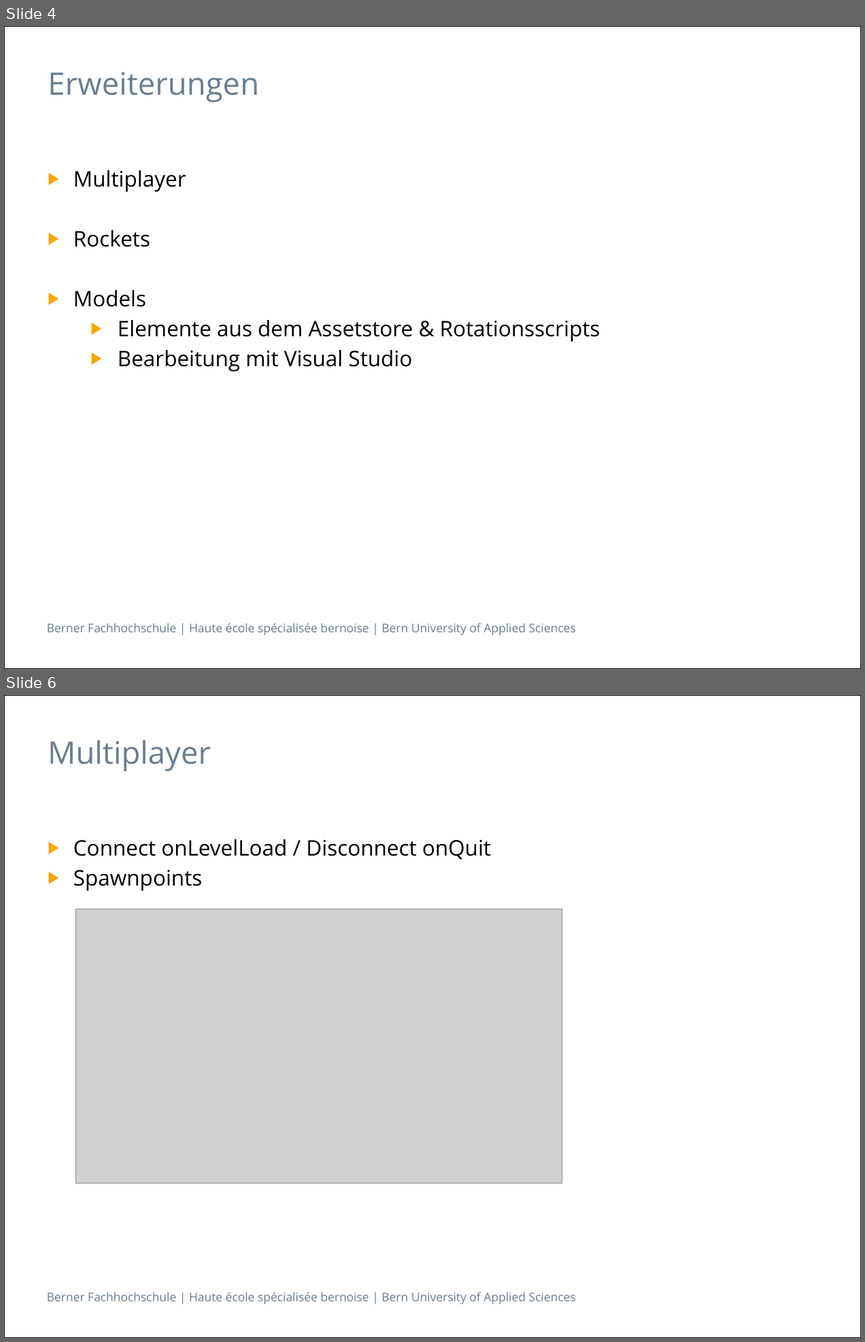
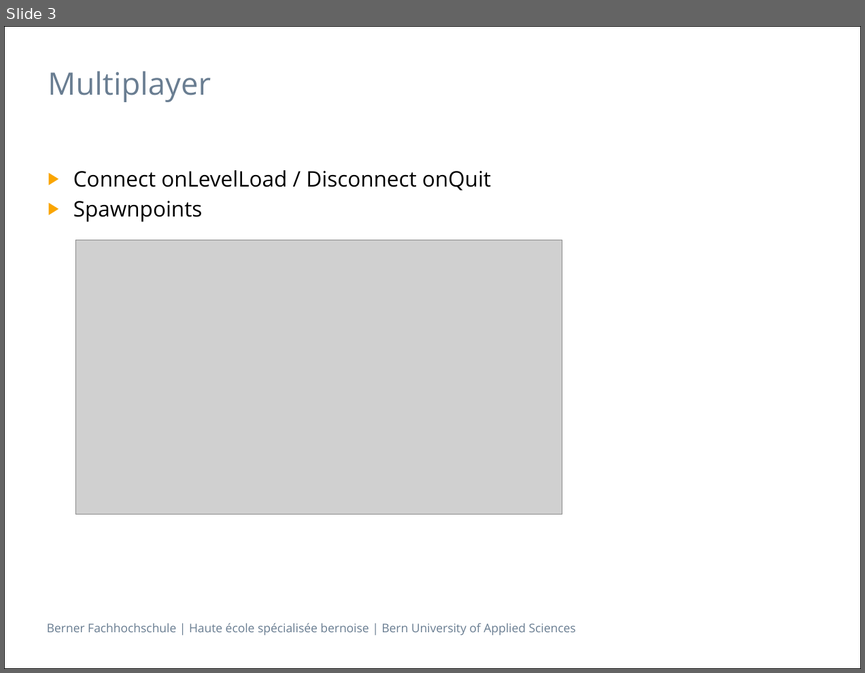
Before and after one commit to villj2/ch.bfh.bti7527aGameDevelopment, a slide deck: Docs/RocketShooter.pptx. Shown one above the other, each under a label of ours: slides 4 and 6 before the commit, slide 3 after it; the slides between them are not shown. The pictures are 865x1342 and 865x673 pixels, drawn with LibreOffice and Linux fonts; fonts in the diff are those of the drawing; grey boxes stand for pictures. Boxes give left, top, right and bottom in pixels: in the first picture for what was removed or moved away, otherwise in the second. Text is boxed around its words. In the diff, an @@ line names an element or a change of style, - is before the commit and + after.

```diff
--- a/Docs/RocketShooter.pptx
+++ b/Docs/RocketShooter.pptx
@@ slide 4 removed at [4,26,861,669], background #FFFFFF; not listed: 2 template elements that a slide beside it also shows @@
@@ title removed at [48,72,259,102] @@
-Erweiterungen
@@ text removed at [73,170,600,371] @@
-▶ Multiplayer
-▶ Rockets
-▶ Models
-  ▶ Elemente aus dem Assetstore & Rotationsscripts
-  ▶ Bearbeitung mit Visual Studio
@@ what was slide 6 is now slide 3 @@
```
Also in this commit, not shown: 1 slide changed, 2 other slides removed, 1 other file.
